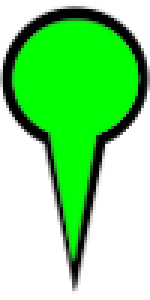
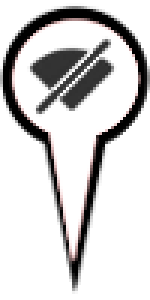
The second 150×300 image is a revision of the first. Changes to its layers:
added layer "Portapapeles #3" above "Portapapeles #2" over [27, 36, 117, 117]
added layer "Capa #6" above "Capa #5" over [9, 18, 141, 264]
hid "Capa #3" over [9, 18, 141, 264]
hid "Capa #1" over [9, 18, 141, 264]
